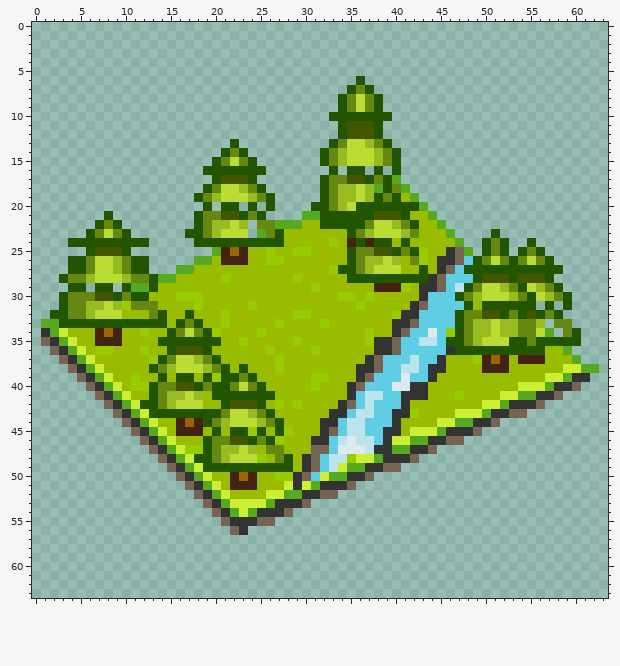
File history of a pixel-art sprite, Assets/Texture/ScenesLevel/store_space_2.png. The picture above was drawn from the file before the commit.
The file is 64x64 pixels. The old version is drawn lined up with the new one.
Now the later version:
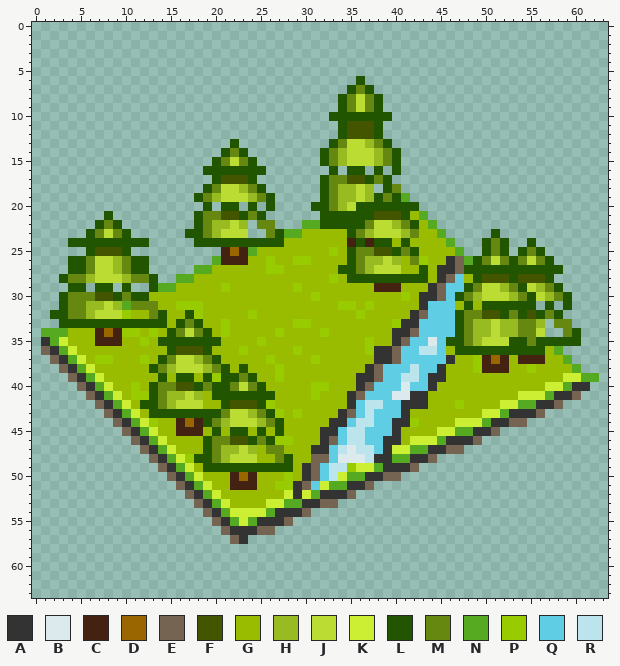
Palette (. is transparent): A #333333  B #dceaed  C #442211  D #996600  E #756451  F #445500  G #99bb00  H #99bb22  J #bbdd33  K #ccee33  L #225500  M #668811  N #55aa22  P #99cc00  Q #5fcde4  R #bbe4ed
Edits made:
whole drawing moved by +0,-5 (the old picture is shown already moved)
Changed rows in their new state; - is an unchanged pixel.
first column x 1:
17 ---------------------------------------.----------------------
18 -------------------------------------.--.---------------------
19 ----------------------------------------N.--------------------
20 ------------------------------------------.-------------------
21 -----------------------------..-----------N.------------------
22 --------------------------...NN------------N.-----------------
23 ------------------------.--NN---------------N.----------------
24 --------------------------------G------------N.---------------
25 -------------------.---N-G--GG--P---------G--GN.--------------
26 -----------------..N------G-PP--------------G--N--------------
27 ---------------..NN------PP-----G------------AE---------------
28 -------------..NN---G-------G---P----------GAE-G--------------
29 ----------..-NN-----P-------P-G---------G-G---Q---------------
30 ---------------GGG------------P--GG-G---P--AE-----------------
31 ---------N-----PP------G---------PPGP----GA---G---------------
32 ---------P-------P--G--P----GG-----P---GG-E-------------------
33 ..------------------------G-PP-G-------P-A--------------------
34 N-N------PPGP------GP---G-P----P----G---AE-Q-Q----------.-----
35 ANKG-------P----------G-P---G--------GGAE-QB------------------
36 EANKG-GG---G----------P--G--P-G-----P-----RR-G-----------N.---
37 -EANKGPP---PG------------PG---P-----GAAE-Q--QA------------N.--
38 --EANKG----------------------------G----Q--Q----P-----P---GN..
39 ---EANKG--G---------------P---GG----AE--RR--A-----------GGKKNN
40 ----EANKG--G-------------------P--GAE--Q-QQA---------GGGKKNAA-
41 -----EANKGPP------------------P----EQQ-BB-----G----GGKKKNAAE--
42 ------EANKG--------------PG-G----GA--R---AA---P--GGKKNNAAE----
43 -------EANKG--------------P-P---G-EQ---Q-G----GGGKKNAAAE------
44 --------EANKP------------------G-AQ-R---AP--GGKKKNAAEE--------
45 ---------EANKG---------G---G----A-----Q--GGGKKNNAAE-----------
46 ----------EANKG------------P--G-EQR-Q--AGKKKNAAAE-------------
47 -----------EANKGGG------------AA-R-R-Q-KKNNAAEE---------------
48 ------------EANKP-------G----G-EQBBBRA-NNAAE------------------
49 -------------EANKG---------------RPKKNAAAE--------------------
50 --------------EANKG-------G-GAEQRKNNAAEE----------------------
51 ---------------EANKG------PP-EQKNNAAE-------------------------
52 ----------------EANKG----GGKAKNAAAE---------------------------
53 -----------------EANKGGGGKKNNAAEE-----------------------------
54 ------------------EANK-KKN-AAE--------------------------------
55 -------------------EANKNAAAE----------------------------------
56 --------------------EA-AEE------------------------------------
57 ---------------------EA---------------------------------------
Boxes around the changes in both pictures, in picture pixels (x1, y1, x2, y2):
changed: (41, 175, 599, 544)
